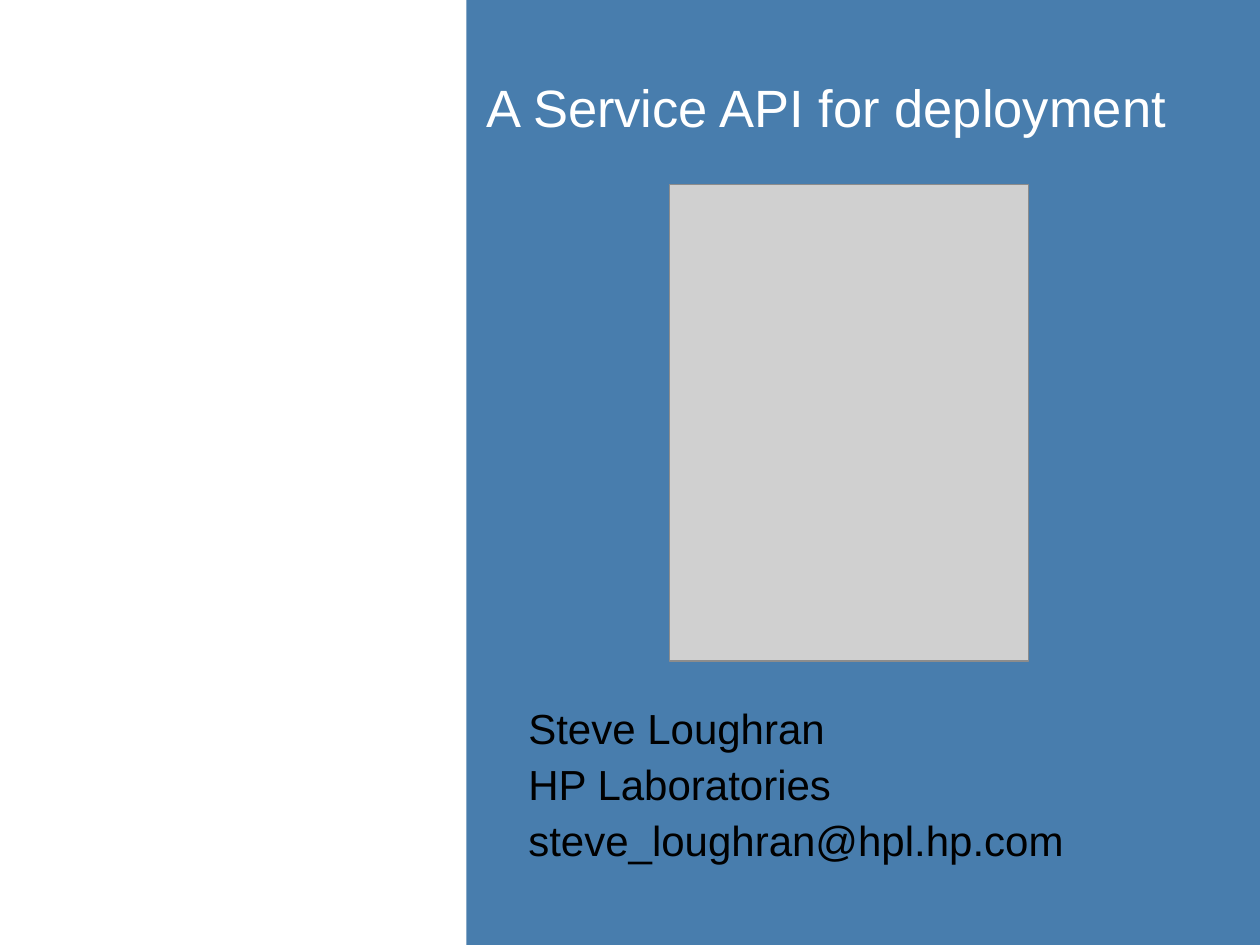
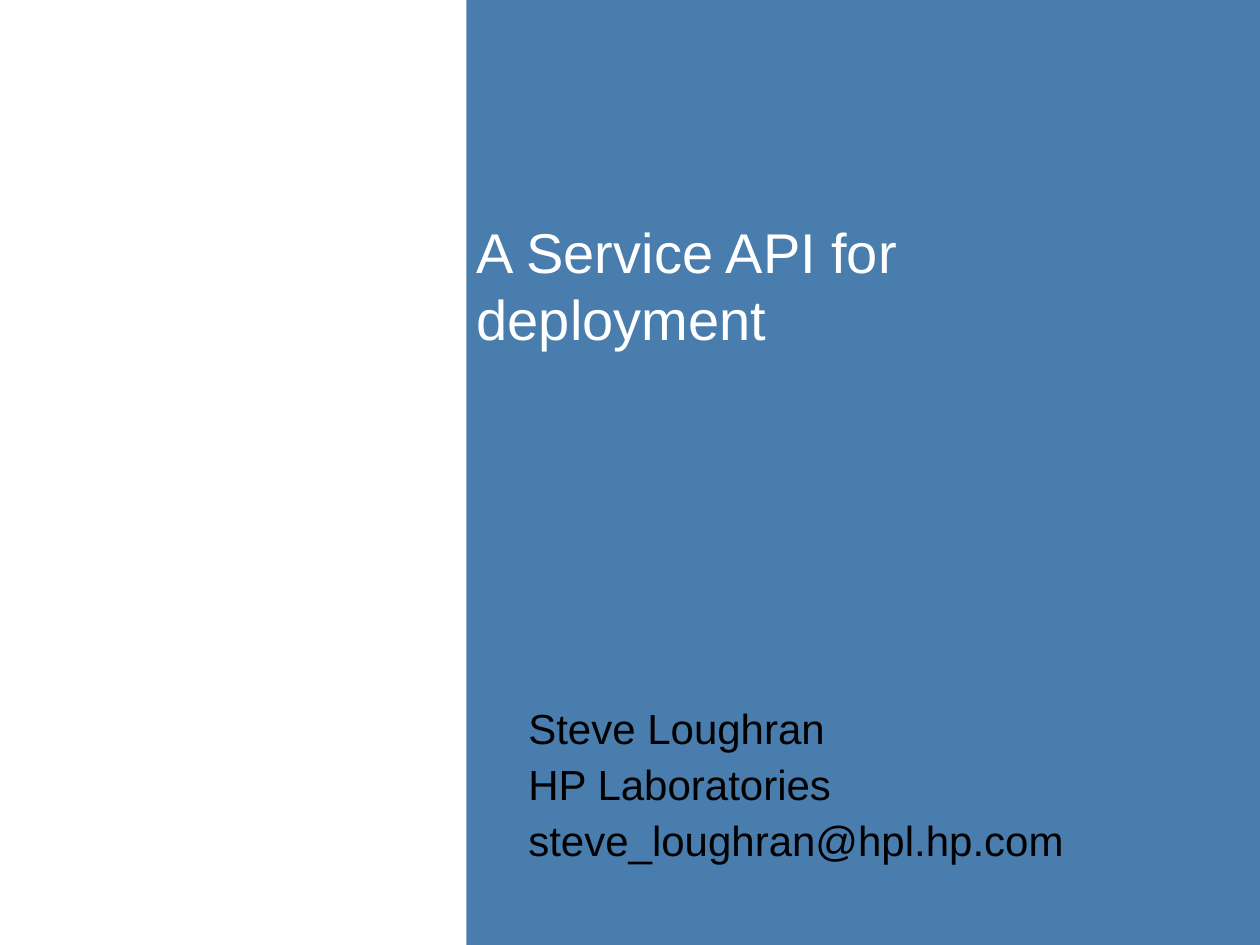
Before and after one commit to steveloughran/smartfrog, a slide deck: slide 1 of core/components/cddlm/doc/A Service API for deployment.ppt. Drawn at 1260x945 pixels with LibreOffice and Linux fonts; fonts in the diff are those of the drawing; grey boxes stand for pictures; background and template pictures are left out. Boxes give left, top, right and bottom in pixels: in the first picture for what was removed or moved away, otherwise in the second. Text is boxed around its words. In the diff, an @@ line names an element or a change of style, - is before the commit and + after.

```diff
--- a/core/components/cddlm/doc/A Service API for deployment.ppt
+++ b/core/components/cddlm/doc/A Service API for deployment.ppt
@@ title "A Service API for deployment": place and size @@
-title "A Service API for deployment" at box(486, 89, 1166, 138)
+title "A Service API for deployment" at box(477, 232, 896, 351)
@@ title "A Service API for deployment" at box(477, 232, 896, 351): size 30 to 32 pt @@
@@ picture removed at box(669, 185, 1028, 662) @@
```
Also in this commit, not shown: 9 other slides changed, 8 slides added, 19 other files.
